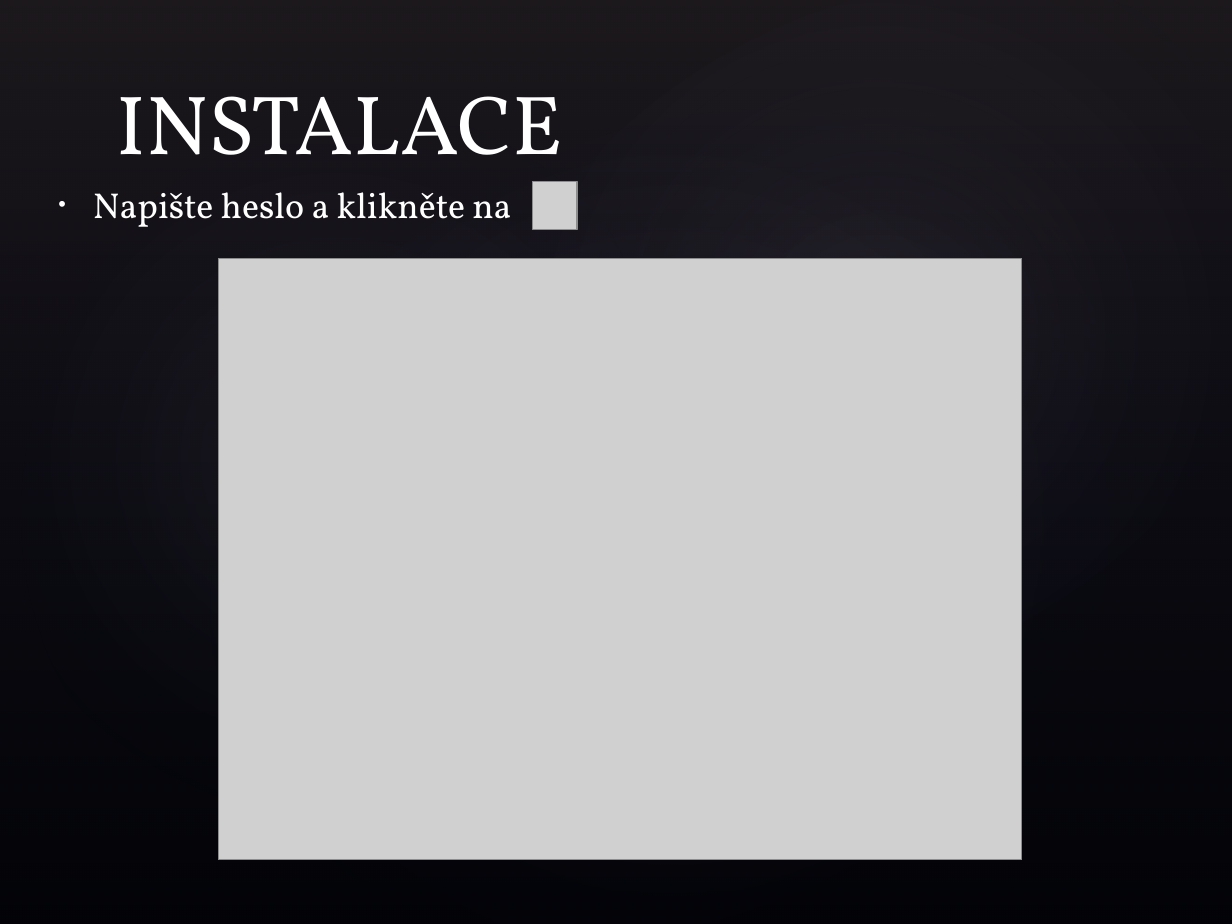
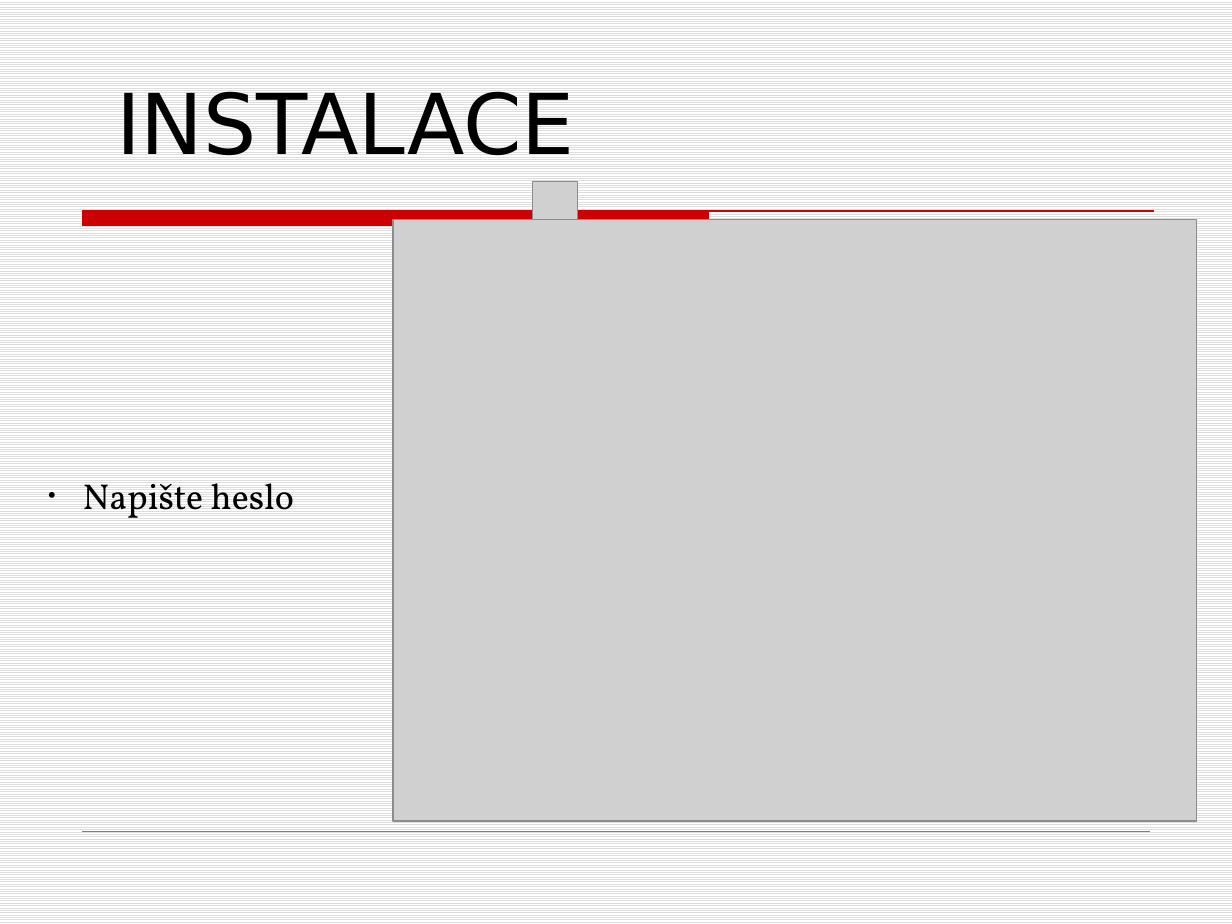
Before and after one commit to Petr8072/trida, a slide deck: slide 15 of Windows Server 2008 R2.pptx (slide 14 before the commit). Drawn at 1232x924 pixels with LibreOffice and Linux fonts; fonts in the diff are those of the drawing; grey boxes stand for pictures; background and template pictures are left out. Boxes give left, top, right and bottom in pixels: in the first picture for what was removed or moved away, otherwise in the second. Text is boxed around its words. In the diff, an @@ line names an element or a change of style, - is before the commit and + after.

```diff
--- a/Windows Server 2008 R2.pptx
+++ b/Windows Server 2008 R2.pptx
@@ background picture (left out) to pattern #DDDDDD on #FFFFFF @@
@@ rectangle removed at <box>0,0,1232,924</box> @@
@@ ellipse removed at <box>0,0,765,924</box> @@
@@ ellipse removed at <box>56,0,1232,924</box> @@
@@ ellipse removed at <box>338,0,1232,837</box> @@
@@ text "INSTALACE" at <box>116,92,574,155</box>: font Vollkorn to DejaVu Sans, text colour #FFFFFF to #000000 @@
@@ freeform shape added at <box>83,211,1154,225</box>, fill #CC0000, outline #CC0000 0.75 pt @@
@@ picture: place and size @@
-picture at <box>218,259,1021,860</box>
+picture at <box>393,219,1196,821</box>
@@ text at <box>83,483,294,518</box>: text changed; text colour #FFFFFF to #000000 @@
-• Napište heslo a klikněte na
+• Napište heslo
@@ line added from (83, 832) to (1149, 832), #CC0000 0.25 pt @@
```
Also in this commit, not shown: 12 other slides changed, 5 slides added, 3 slides removed.
